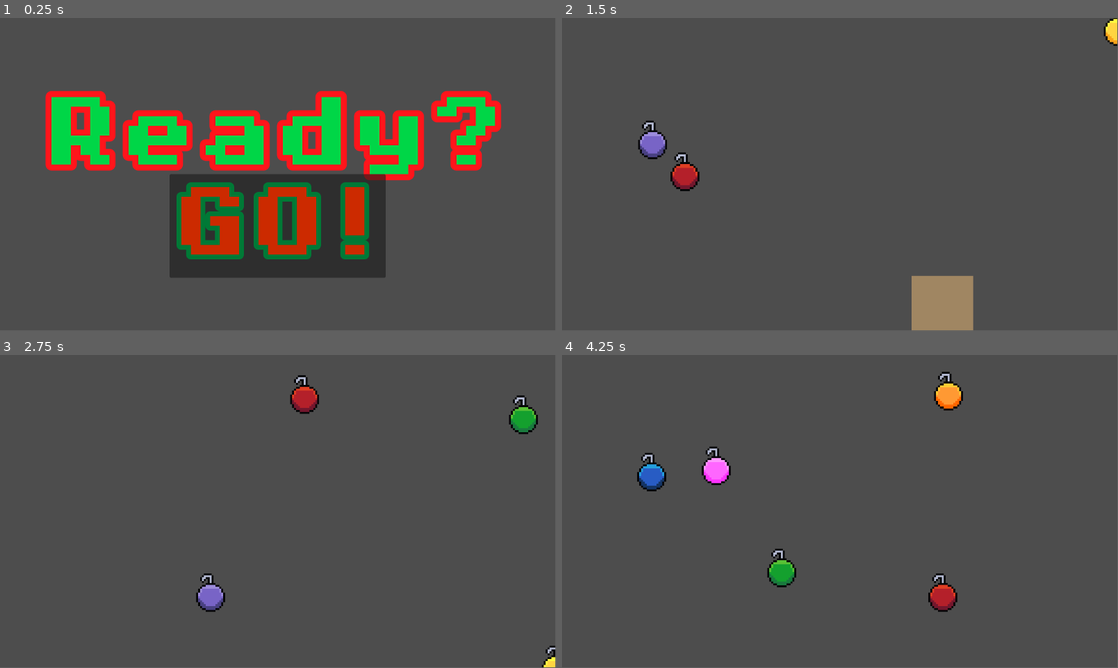
Above: before the commit, frames 1-4 (two rows, left to right).
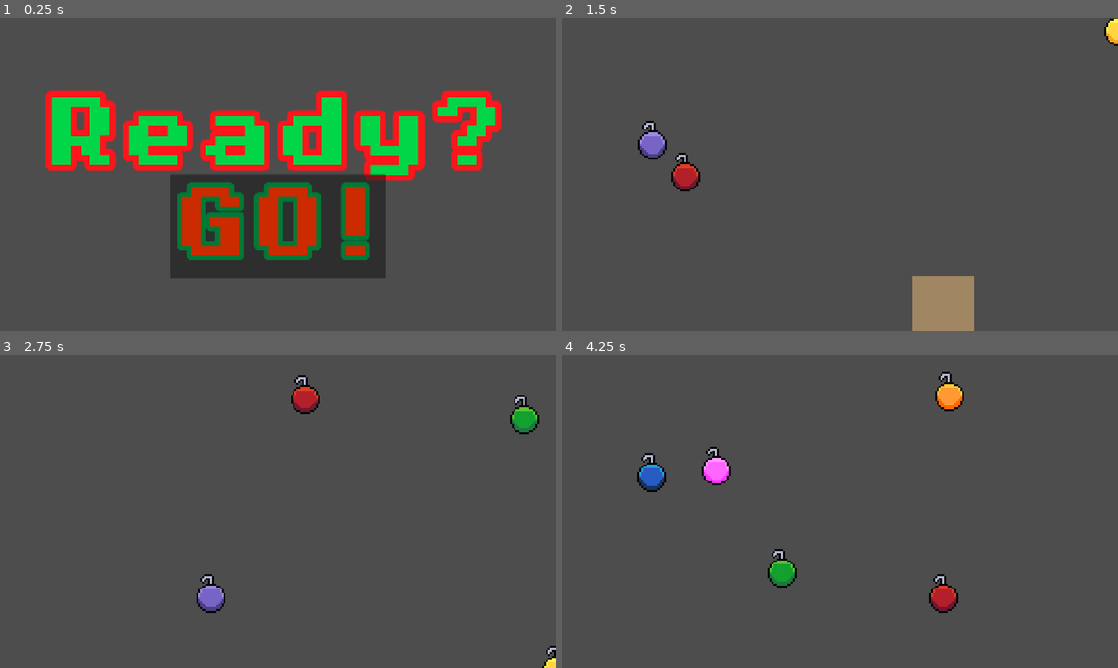
Above: after the commit, the same moments.

Repository: TwiceOnce8905/Catch-the-Ornaments
Game: Godot game, scene res://scenes/maingame.tscn
The game is run twice, just before and just after one commit, with the same random seed, the same clock (stepped at 60 frames per second) and the same inputs.
Inputs:
- Up to frame 1 (0.25 s): no input
- Up to frame 2 (1.5 s): click "GO!" at 0.5 s; tap Enter (ui_accept) at 1.25 s; hold Right (right) from 1.28 s (still down); tap Space (space) at 1.35 s
- Up to frame 3 (2.75 s): keep holding Right (right); tap Enter (ui_accept) at 1.52, 2.27 s; tap Space (space) at 2.1 s
- Up to frame 4 (4.25 s): release Right (right) at 2.78 s; hold Left (left) 2.78-3.53 s; tap Space (space) at 2.85, 3.6 s; hold Right (right) from 3.53 s (still down); tap Enter (ui_accept) at 3.77 s
In our replay, the window is 799x449 before the commit and 800x450 after it. These sizes can differ from the game's own. Grey fills any space a smaller window leaves; there, only what the larger window draws over its background counts as a difference.

The runs differ from the first frame. In frame 1, 2.7% of the frame differs, in the area x 8-91%, y 23-84%; in frame 2, 0.3%; in frame 3, 0.4%; in frame 4, 0.6%.

Commit message:
End Screen in Progress
Added finished text and the stars animation, coded some of the whole script to check for score counts and play the stars accordingly, still coding the part where the score is counted up.

Diff:
--- a/project.godot
+++ b/project.godot
@@ -22,6 +22,7 @@
 [display]
 
 window/size/mode=2
+window/stretch/mode="canvas_items"
 
 [input]
 
--- /dev/null
+++ b/scenes/end.tscn
@@ -0,0 +1,128 @@
+[gd_scene load_steps=12 format=3 uid="uid://cstbndsw176s2"]
+
+[ext_resource type="FontFile" uid="uid://b5566bcqt5awo" path="res://Godot assests/fonts/PixelOperator8-Bold.ttf" id="1_3d26k"]
+[ext_resource type="Texture2D" uid="uid://cab41v6im3vji" path="res://Godot assests/sprites/star.png" id="1_mwn6m"]
+[ext_resource type="Script" uid="uid://b5sujb4fyeh0f" path="res://scirpts/end.gd" id="1_p7m4f"]
+
+[sub_resource type="AtlasTexture" id="AtlasTexture_3d26k"]
+atlas = ExtResource("1_mwn6m")
+region = Rect2(0, 0, 16, 16)
+
+[sub_resource type="AtlasTexture" id="AtlasTexture_p7m4f"]
+atlas = ExtResource("1_mwn6m")
+region = Rect2(32, 0, 16, 16)
+
+[sub_resource type="AtlasTexture" id="AtlasTexture_bvfni"]
+atlas = ExtResource("1_mwn6m")
+region = Rect2(64, 0, 16, 16)
+
+[sub_resource type="AtlasTexture" id="AtlasTexture_s4tl2"]
+atlas = ExtResource("1_mwn6m")
+region = Rect2(96, 0, 16, 16)
+
+[sub_resource type="AtlasTexture" id="AtlasTexture_8hmjt"]
+atlas = ExtResource("1_mwn6m")
+region = Rect2(128, 0, 16, 16)
+
+[sub_resource type="AtlasTexture" id="AtlasTexture_o5lv4"]
+atlas = ExtResource("1_mwn6m")
+region = Rect2(160, 0, 16, 16)
+
+[sub_resource type="AtlasTexture" id="AtlasTexture_ee763"]
+atlas = ExtResource("1_mwn6m")
+region = Rect2(192, 0, 16, 16)
+
+[sub_resource type="SpriteFrames" id="SpriteFrames_nl5ow"]
+animations = [{
+"frames": [{
+"duration": 10.0,
+"texture": SubResource("AtlasTexture_3d26k")
+}, {
+"duration": 1.0,
+"texture": SubResource("AtlasTexture_p7m4f")
+}, {
+"duration": 1.0,
+"texture": SubResource("AtlasTexture_bvfni")
+}, {
+"duration": 1.0,
+"texture": SubResource("AtlasTexture_s4tl2")
+}, {
+"duration": 1.0,
+"texture": SubResource("AtlasTexture_8hmjt")
+}, {
+"duration": 1.0,
+"texture": SubResource("AtlasTexture_o5lv4")
+}, {
+"duration": 1.0,
+"texture": SubResource("AtlasTexture_ee763")
+}],
+"loop": false,
+"name": &"default",
+"speed": 10.0
+}]
+
+[node name="end" type="Control"]
+layout_mode = 3
+anchors_preset = 15
+anchor_right = 1.0
+anchor_bottom = 1.0
+grow_horizontal = 2
+grow_vertical = 2
+script = ExtResource("1_p7m4f")
+
+[node name="Label" type="Label" parent="."]
+z_index = 1
+layout_mode = 0
+offset_left = 39.0
+offset_top = 39.0
+offset_right = 1095.0
+offset_bottom = 167.0
+theme_override_colors/font_color = Color(0.8332585, 0.17204681, 9.62615e-08, 1)
+theme_override_colors/font_shadow_color = Color(0, 0, 0, 1)
+theme_override_colors/font_outline_color = Color(1.2032687e-07, 0.4868561, 0.24942145, 1)
+theme_override_constants/outline_size = 50
+theme_override_constants/shadow_outline_size = 75
+theme_override_fonts/font = ExtResource("1_3d26k")
+theme_override_font_sizes/font_size = 128
+text = "Finished!"
+autowrap_mode = 2
+
+[node name="ColorRect" type="ColorRect" parent="."]
+layout_mode = 0
+offset_right = 1152.0
+offset_bottom = 648.0
+color = Color(0, 0.97419995, 0.4233408, 1)
+
+[node name="1star" type="AnimatedSprite2D" parent="."]
+position = Vector2(170, 318)
+scale = Vector2(15, 15)
+sprite_frames = SubResource("SpriteFrames_nl5ow")
+frame = 6
+frame_progress = 1.0
+
+[node name="2star" type="AnimatedSprite2D" parent="."]
+position = Vector2(565, 318.00003)
+scale = Vector2(15, 15)
+sprite_frames = SubResource("SpriteFrames_nl5ow")
+frame = 6
+frame_progress = 1.0
+
+[node name="3star" type="AnimatedSprite2D" parent="."]
+position = Vector2(960, 318)
+scale = Vector2(15, 15)
+sprite_frames = SubResource("SpriteFrames_nl5ow")
+frame = 6
+frame_progress = 1.0
+
+[node name="collected" type="Label" parent="."]
+layout_mode = 0
+offset_left = 16.0
+offset_top = 449.0
+offset_right = 1151.0
+offset_bottom = 529.0
+theme_override_colors/font_color = Color(0, 0.46937644, 0.8020315, 1)
+theme_override_colors/font_outline_color = Color(0.964068, 0.67539215, 1.1551381e-06, 1)
+theme_override_constants/outline_size = 25
+theme_override_fonts/font = ExtResource("1_3d26k")
+theme_override_font_sizes/font_size = 64
+text = "orn collect:"
--- /dev/null
+++ b/scirpts/end.gd
@@ -0,0 +1,25 @@
+extends Control
+
+@export var count_speed: float = 1
+
+@onready var collected = $collected
+@onready var _1_star = $"1star"
+@onready var _2_star = $"2star"
+@onready var _3_star = $"3star"
+
+var current_score = 0
+
+func _ready():
+	collected.visible = false
+	collected.text = ""
+	if Global.score >= 8:
+		_1_star.play("default")
+	elif Global.score <= 16:
+		_2_star.play("default")
+	elif Global.score >= 24:
+		_3_star.play("default")
+
+
+# Called every frame. 'delta' is the elapsed time since the previous frame.
+func _process(delta):
+	pass
Binary file added: Godot assests/sprites/star.png
Not shown, added: Godot assests/sprites/star.png.import
Not shown, added: scirpts/end.gd.uid
